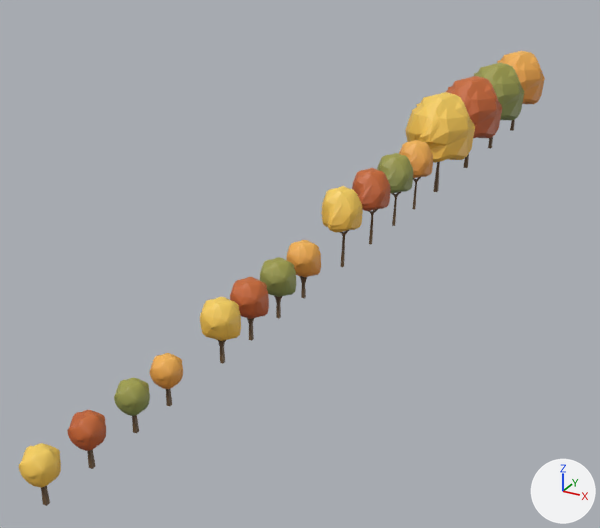
A saved change to the glTF model models/medium-tree-2.glb.
The view is the same before and after, from a 50 mm lens placed at (1.78, -2.55, 1.82), pointed at (-0.38, 1.38, -0.15). The axes (+X, +Y, +Z) are drawn at lower right. The lights are the same throughout. Where no turn or scale is listed for an object, it has been applied to the vertices.

Names of what the first picture shows: 'extra-large-tree-4', 'extra-large-tree-4.002', 'extra-large-tree-4.003', 'extra-large-tree-4.004', 'large-tree-4.001', 'large-tree-4.002', 'large-tree-4.003', 'large-tree-4.004', 'medium-tree-3.001', 'medium-tree-4.001', 'medium-tree-4.003', 'medium-tree-4.004', 'small-tree-3.001', 'small-tree-4.001', 'small-tree-4.004', 'small-tree-4.005'.
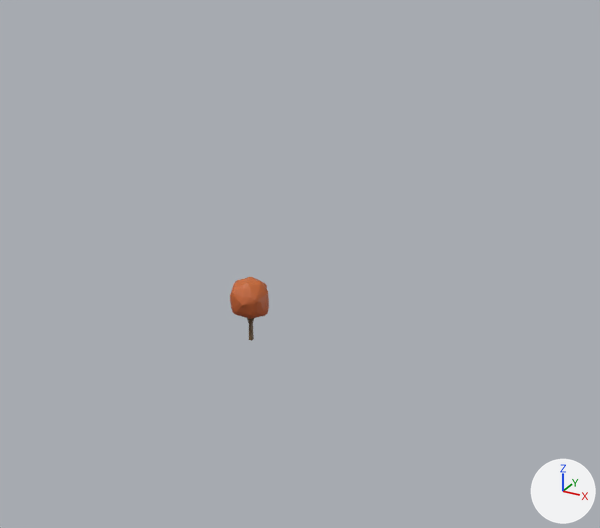
Edits to the scene script, one JSON object a line:
```json
{"op": "remove", "block": "ob_extra_large_tree_4", "code": ["ob_extra_large_tree_4 = bpy.data.objects.new('extra-large-tree-4', me_plane_010)", "ob_extra_large_tree_4.location = (0.0, 2.597, 0.0)"]}
{"op": "remove", "block": "ob_small_tree_4_001", "code": ["ob_small_tree_4_001 = bpy.data.objects.new('small-tree-4.001', me_plane_005)", "ob_small_tree_4_001.location = (0.0, -1.037, 0.0)"]}
{"op": "remove", "block": "ob_medium_tree_4_001", "code": ["ob_medium_tree_4_001 = bpy.data.objects.new('medium-tree-4.001', me_plane_015)", "ob_medium_tree_4_001.location = (0.0, 0.0, 0.0)"]}
{"op": "remove", "block": "ob_small_tree_3_001", "code": ["ob_small_tree_3_001 = bpy.data.objects.new('small-tree-3.001', me_plane_024)", "ob_small_tree_3_001.location = (0.0, -0.818, 0.0)"]}
{"op": "remove", "block": "ob_large_tree_4_001", "code": ["ob_large_tree_4_001 = bpy.data.objects.new('large-tree-4.001', me_plane_025)", "ob_large_tree_4_001.location = (0.0, 1.158, 0.0)"]}
{"op": "remove", "block": "ob_small_tree_4_004", "code": ["ob_small_tree_4_004 = bpy.data.objects.new('small-tree-4.004', me_plane_037)", "ob_small_tree_4_004.location = (0.0, -0.579, 0.0)"]}
{"op": "remove", "block": "ob_small_tree_4_005", "code": ["ob_small_tree_4_005 = bpy.data.objects.new('small-tree-4.005', me_plane_038)", "ob_small_tree_4_005.location = (0.0, -0.374, 0.0)"]}
{"op": "remove", "block": "ob_medium_tree_4_003", "code": ["ob_medium_tree_4_003 = bpy.data.objects.new('medium-tree-4.003', me_plane_040)", "ob_medium_tree_4_003.location = (0.0, 0.477, 0.0)"]}
{"op": "remove", "block": "ob_medium_tree_4_004", "code": ["ob_medium_tree_4_004 = bpy.data.objects.new('medium-tree-4.004', me_plane_041)", "ob_medium_tree_4_004.location = (0.0, 0.723, 0.0)"]}
{"op": "remove", "block": "ob_large_tree_4_002", "code": ["ob_large_tree_4_002 = bpy.data.objects.new('large-tree-4.002', me_plane_042)", "ob_large_tree_4_002.location = (0.0, 1.528, 0.0)"]}
{"op": "remove", "block": "ob_large_tree_4_003", "code": ["ob_large_tree_4_003 = bpy.data.objects.new('large-tree-4.003', me_plane_043)", "ob_large_tree_4_003.location = (0.0, 1.868, 0.0)"]}
{"op": "remove", "block": "ob_large_tree_4_004", "code": ["ob_large_tree_4_004 = bpy.data.objects.new('large-tree-4.004', me_plane_044)", "ob_large_tree_4_004.location = (0.0, 2.197, 0.0)"]}
{"op": "remove", "block": "ob_extra_large_tree_4_002", "code": ["ob_extra_large_tree_4_002 = bpy.data.objects.new('extra-large-tree-4.002', me_plane_045)", "ob_extra_large_tree_4_002.location = (0.0, 3.226, 0.0)"]}
{"op": "remove", "block": "ob_extra_large_tree_4_003", "code": ["ob_extra_large_tree_4_003 = bpy.data.objects.new('extra-large-tree-4.003', me_plane_046)", "ob_extra_large_tree_4_003.location = (0.0, 3.824, 0.0)"]}
{"op": "remove", "block": "ob_extra_large_tree_4_004", "code": ["ob_extra_large_tree_4_004 = bpy.data.objects.new('extra-large-tree-4.004', me_plane_047)", "ob_extra_large_tree_4_004.location = (0.0, 4.456, 0.0)"]}
```

Pixel boxes (x1, y1, x2, y2) of what changed, in the pictures (600 x 528 px):
```json
{"object": "extra-large-tree-4", "change": "deleted", "before": [406, 92, 475, 192], "on screen": "orange"}
{"object": "extra-large-tree-4.002", "change": "deleted", "before": [446, 76, 502, 168], "on screen": "orange"}
{"object": "large-tree-4.001", "change": "deleted", "before": [321, 186, 363, 267], "on screen": "orange"}
{"object": "medium-tree-4.001", "change": "deleted", "before": [200, 297, 241, 364], "on screen": "yellow"}
{"object": "extra-large-tree-4.003", "change": "deleted", "before": [474, 63, 524, 149], "on screen": "yellow"}
{"object": "small-tree-4.001", "change": "deleted", "before": [19, 443, 61, 506], "on screen": "yellow"}
{"object": "large-tree-4.002", "change": "deleted", "before": [352, 168, 391, 244], "on screen": "orange"}
{"object": "small-tree-3.001", "change": "deleted", "before": [67, 410, 106, 469], "on screen": "orange"}
{"object": "extra-large-tree-4.004", "change": "deleted", "before": [497, 51, 545, 131], "on screen": "orange"}
{"object": "medium-tree-4.003", "change": "deleted", "before": [260, 257, 296, 318], "on screen": "yellow"}
{"object": "small-tree-4.004", "change": "deleted", "before": [114, 378, 150, 434], "on screen": "yellow"}
{"object": "large-tree-4.003", "change": "deleted", "before": [377, 153, 413, 226], "on screen": "yellow"}
{"object": "medium-tree-4.004", "change": "deleted", "before": [287, 240, 321, 298], "on screen": "orange"}
{"object": "small-tree-4.005", "change": "deleted", "before": [150, 353, 183, 407], "on screen": "orange"}
{"object": "large-tree-4.004", "change": "deleted", "before": [399, 140, 433, 210], "on screen": "orange"}
```
